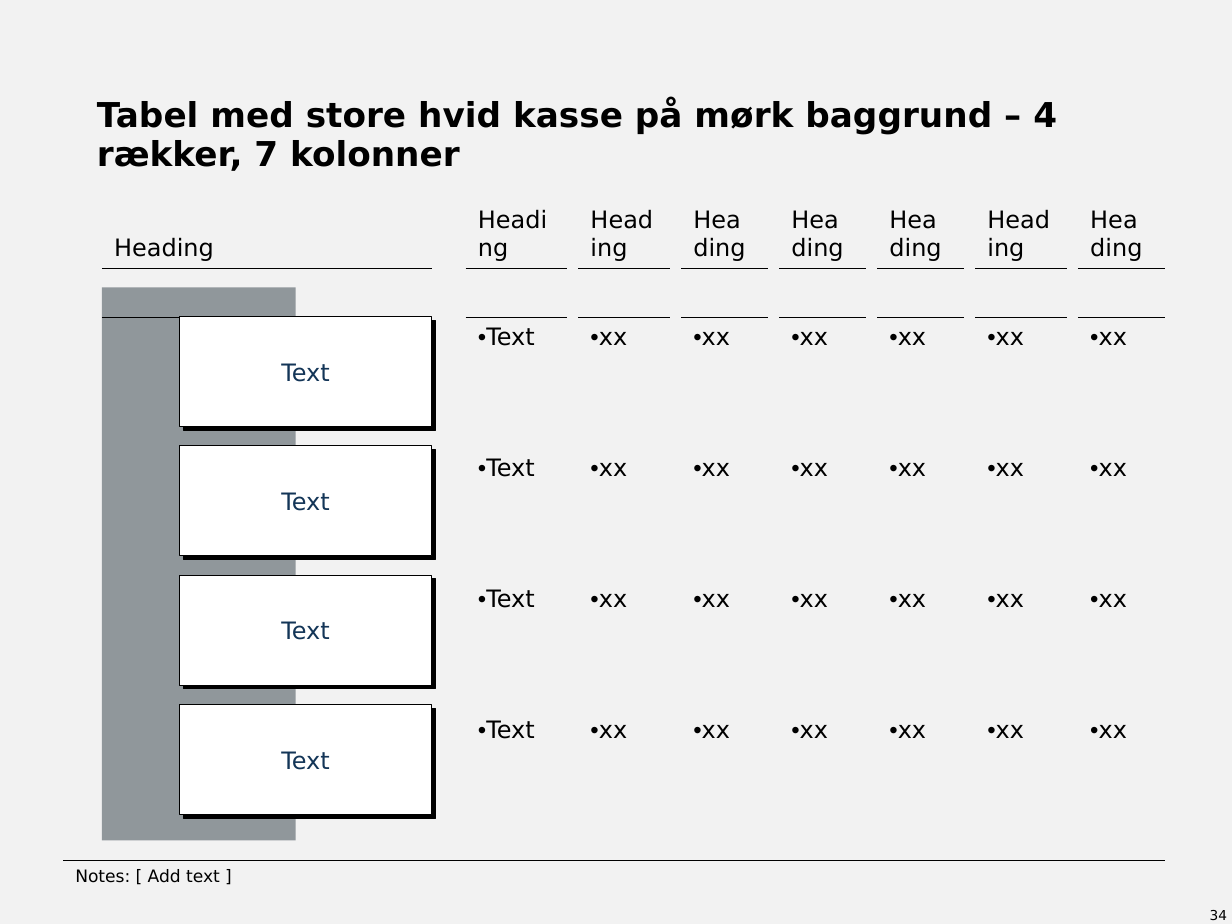
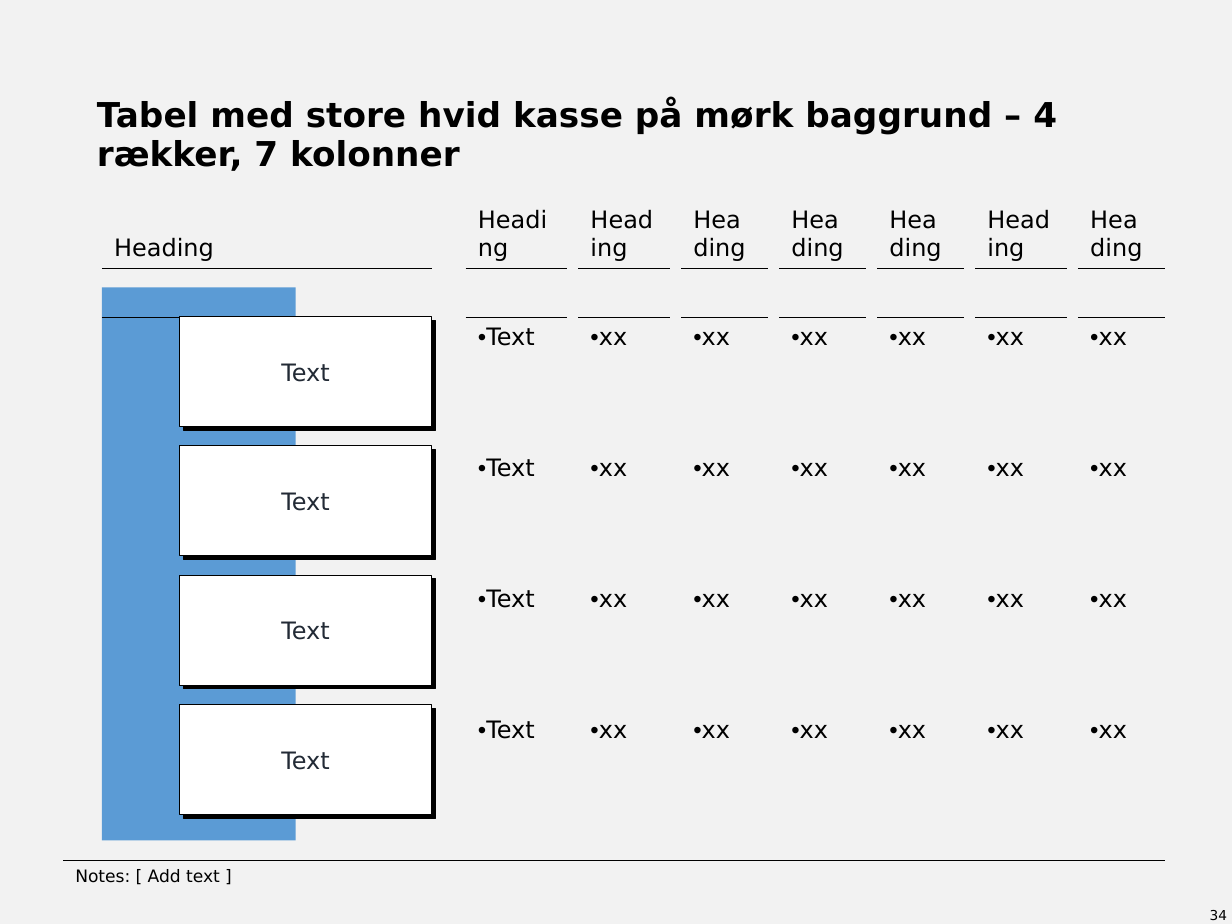
Before and after one commit to dannbleeker/SSF-Slide-Elements, a slide deck: slide 34 of template/library-4x3.pptx. Drawn at 1232x924 pixels with LibreOffice and Linux fonts; fonts in the diff are those of the drawing. Boxes give left, top, right and bottom in pixels: in the first picture for what was removed or moved away, otherwise in the second. Text is boxed around its words. In the diff, an @@ line names an element or a change of style, - is before the commit and + after.

```diff
--- a/template/library-4x3.pptx
+++ b/template/library-4x3.pptx
@@ rectangle at <box>102,287,296,840</box>: fill #90979B to #5B9BD5 @@
@@ text colour #133558 to #222A35 in 4 elements at <box>180,317,432,426</box>, <box>180,575,432,685</box>, <box>180,705,432,814</box>, <box>180,446,432,556</box> @@
```
Also in this commit, not shown: 25 other slides changed, 13 other files.
